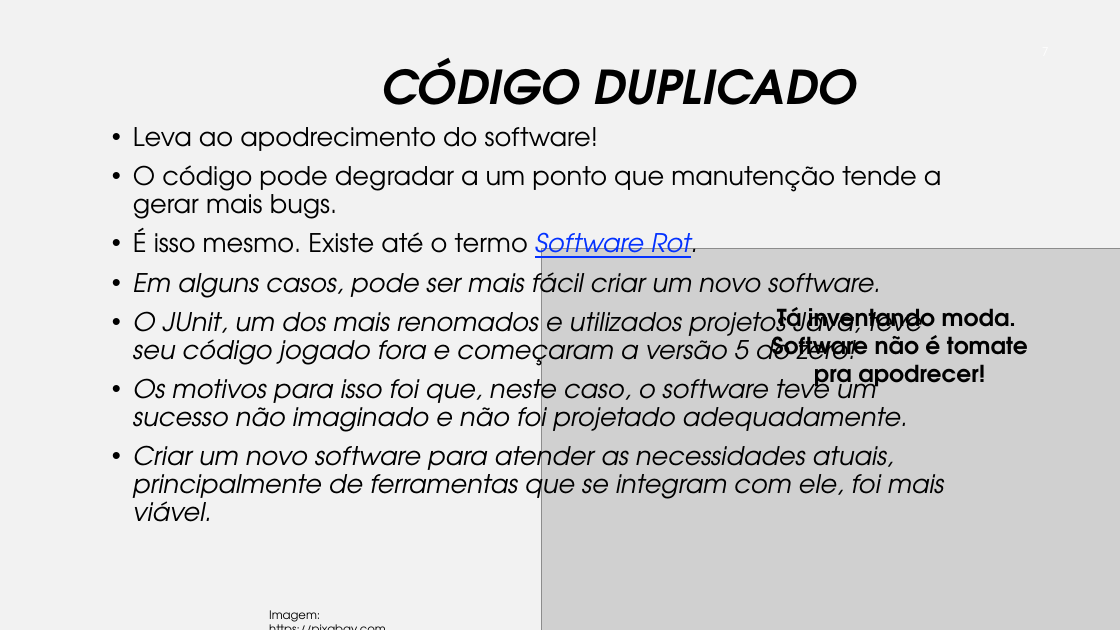
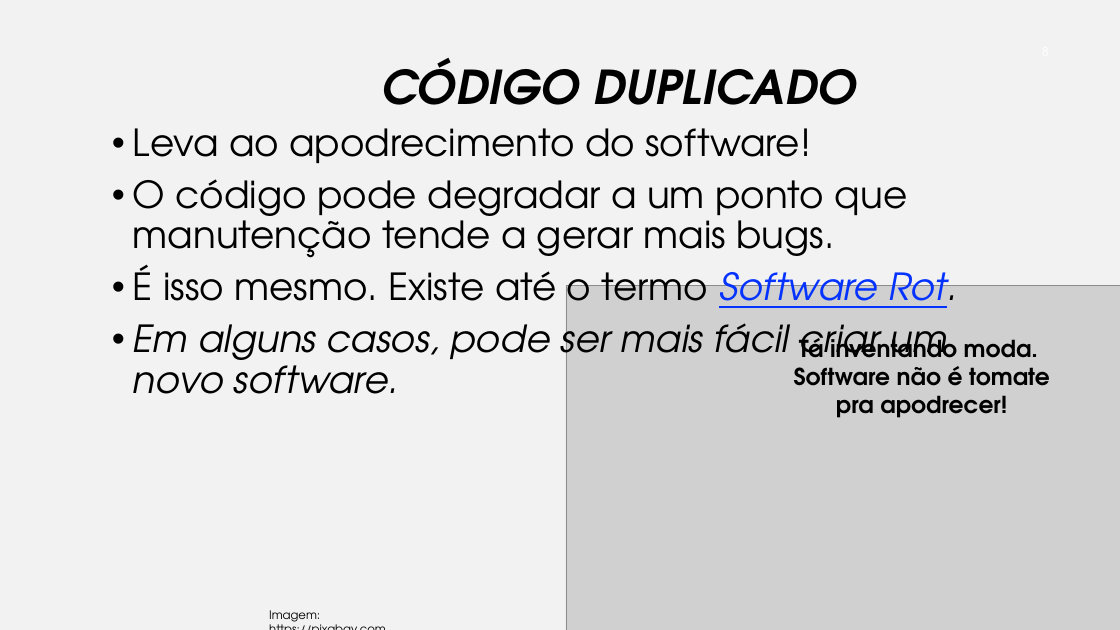
Before and after one commit to iftopalmas/testes-de-software, a slide deck: slide 8 of projects/01-introducao-tdd/tdd.pptx (slide 7 before the commit). Drawn at 1120x630 pixels with LibreOffice and Linux fonts; fonts in the diff are those of the drawing; grey boxes stand for pictures; background and template pictures are left out. Boxes give left, top, right and bottom in pixels: in the first picture for what was removed or moved away, otherwise in the second. Text is boxed around its words. In the diff, an @@ line names an element or a change of style, - is before the commit and + after.

```diff
--- a/projects/01-introducao-tdd/tdd.pptx
+++ b/projects/01-introducao-tdd/tdd.pptx
@@ text "Leva ao apodrecimento do software!" at <box>133,128,957,394</box>: size 22 to 32 pt @@
@@ picture: place and size @@
-picture at <box>541,248,1120,630</box>
+picture at <box>566,286,1120,630</box>
@@ text at <box>133,307,945,522</box>: paragraphs removed @@
-• O JUnit, um dos mais renomados e utilizados projetos Java, teve seu código jogado fora e começaram a versão 5 do zero!
-• Os motivos para isso foi que, neste caso, o software teve um sucesso não imaginado e não foi projetado adequadamente.
-• Criar um novo software para atender as necessidades atuais, principalmente de ferramentas que se integram com ele, foi mais viável.
@@ text "Tá inventando moda. Software não ...": place and size @@
-text "Tá inventando moda. Software não ..." at <box>772,307,1028,392</box>
+text "Tá inventando moda. Software não ..." at <box>794,332,1050,418</box>
```
Also in this commit, not shown: 21 other slides changed, 7 slides added, 1 other file.
